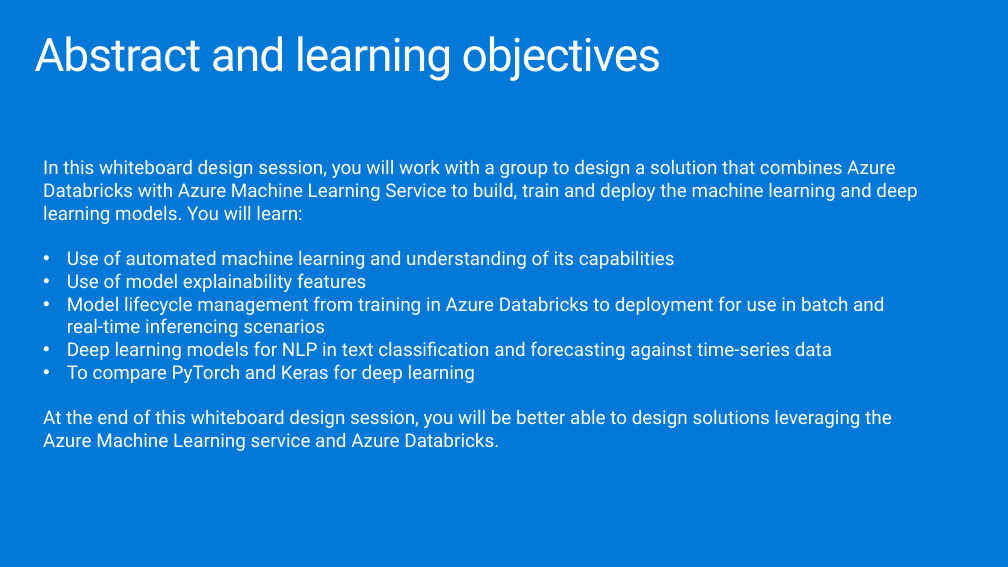
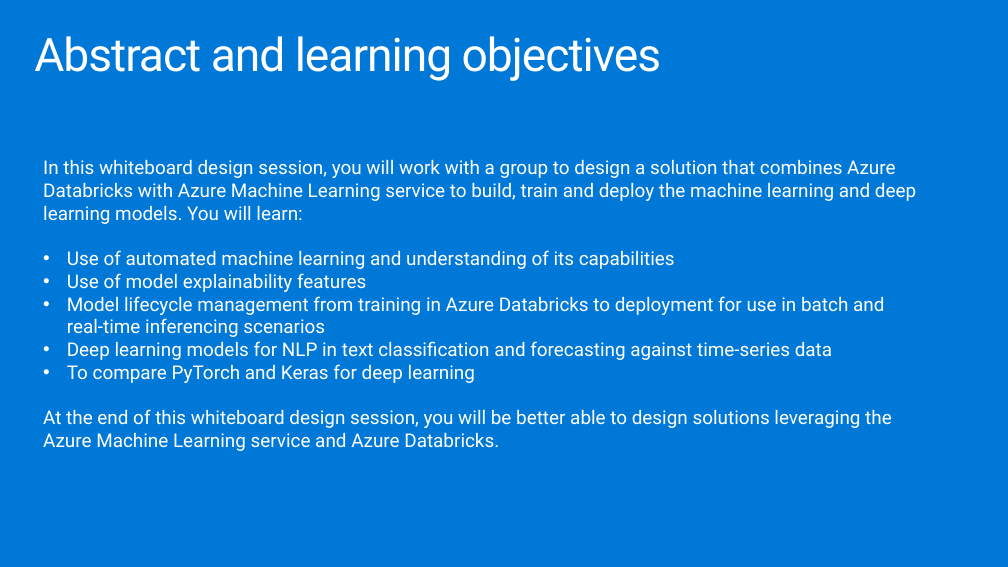
Before and after one commit to solliancenet/mcw-ai-with-azure-databricks-and-azure-machine-learning, a slide deck: slide 2 of Whiteboard design session/WDS trainer presentation - AI with Databricks and Azure Machine Learning.pptx. Drawn at 1008x567 pixels with LibreOffice and Linux fonts; fonts in the diff are those of the drawing. Boxes give left, top, right and bottom in pixels: in the first picture for what was removed or moved away, otherwise in the second. Text is boxed around its words. In the diff, an @@ line names an element or a change of style, - is before the commit and + after.

```diff
--- a/Whiteboard design session/WDS trainer presentation - AI with Databricks and Azure Machine Learning.pptx
+++ b/Whiteboard design session/WDS trainer presentation - AI with Databricks and Azure Machine Learning.pptx
@@ text at <box>43,159,916,224</box>: text changed @@
-In this whiteboard design session, you will work with a group to design a solution that combines Azure Databricks with Azure Machine Learning Service to build, train and deploy the machine learning and deep learning models. You will learn:
+In this whiteboard design session, you will work with a group to design a solution that combines Azure Databricks with Azure Machine Learning service to build, train and deploy the machine learning and deep learning models. You will learn:
```
Also in this commit, not shown: 1 other slide changed.
